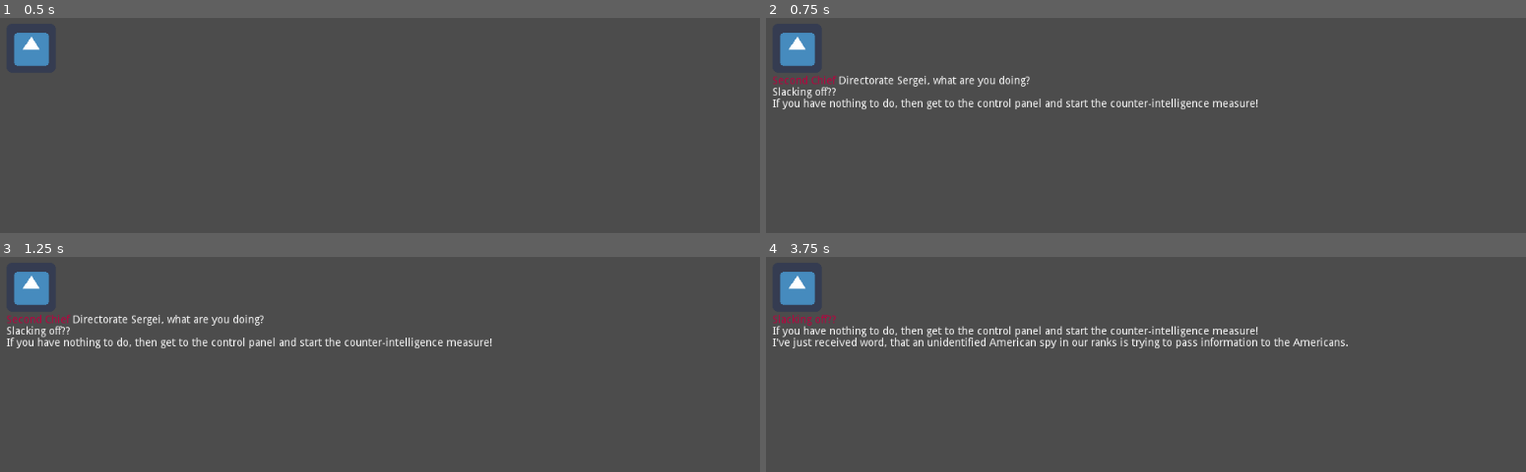
Above: before the commit, frames 1-4 (two rows, left to right).
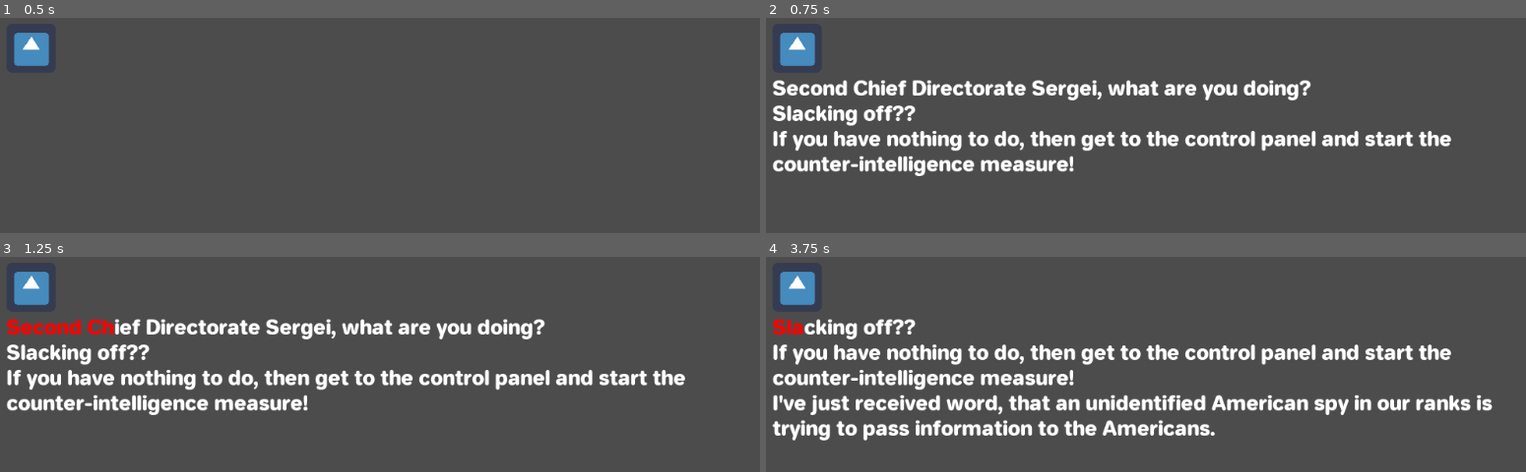
Above: after the commit, the same moments.

Repository: panorb/ludum-dare-49
Game: Godot game, scene res://ControlPanel/ControlPanel.tscn
Two runs of this game, one before a commit and one after it. Both use one fixed random seed, a clock stepped at 60 frames per second and the inputs below. The project has no main scene, so this scene is started directly. The engine's default icon, where the game draws it, is replaced by a stand-in: a white triangle on a blue panel in a dark square.
Inputs (mouse positions are in pixels of both pictures, inside the frame that each line leads up to):
- Up to frame 1 (0.5 s): no input
- Up to frame 2 (0.75 s): click (1153, 48) at 0.5 s
- Up to frame 3 (1.25 s): no input
- Up to frame 4 (3.75 s): click (1153, 287) at 1.25 s; click (1153, 287) at 2 s

Frame 1 is identical in both runs. In frame 2, 11% of the frame differs, in the area x 0-91%, y 26-74%; in frame 3, 11%; in frame 4, 14%, in the area x 0-96%, y 26-86%.

Commit message:
Text colored according to progress

Diff:
--- a/godot/ControlPanel/ControlPanel.tscn
+++ b/godot/ControlPanel/ControlPanel.tscn
@@ -1,10 +1,15 @@
-[gd_scene load_steps=6 format=2]
+[gd_scene load_steps=8 format=2]
 
 [ext_resource path="res://ControlPanel/control-panel.gd" type="Script" id=1]
 [ext_resource path="res://ControlPanel/subtitle-label.gd" type="Script" id=2]
 [ext_resource path="res://Recordings/json-file-parser.gd" type="Script" id=3]
 [ext_resource path="res://ControlPanel/subtitle-animation-player.gd" type="Script" id=4]
 [ext_resource path="res://icon.png" type="Texture" id=5]
+[ext_resource path="res://Shared/Fonts/jelle-bold.ttf" type="DynamicFontData" id=6]
+
+[sub_resource type="DynamicFont" id=1]
+size = 26
+font_data = ExtResource( 6 )
 
 [node name="ControlPanel" type="Control"]
 anchor_right = 1.0
@@ -41,6 +46,7 @@
 margin_right = 984.0
 margin_bottom = 580.0
 size_flags_vertical = 3
+custom_fonts/normal_font = SubResource( 1 )
 bbcode_enabled = true
 script = ExtResource( 2 )
 
--- a/godot/ControlPanel/control-panel.gd
+++ b/godot/ControlPanel/control-panel.gd
@@ -61,6 +61,5 @@
 		subtitles[index]["time_pressed"] = subtitles[index]["time_pressed"] \
 												+ OS.get_ticks_msec()- subtitles[index]["last_pressed"]
 
-
 	var coverage = round(subtitles[index]["time_pressed"] \
 						/ ((subtitles[index]["end"] - subtitles[index]["start"]) * 100)) * 10
--- a/godot/ControlPanel/subtitle-label.gd
+++ b/godot/ControlPanel/subtitle-label.gd
@@ -8,12 +8,20 @@
 var current_animation : Animation = null
 var method_track_index_start : int = 0
 var method_track_index_end : int = 1
+var current_segment_id: int = -1
+var current_index : int = -1
+var next_lines: String = ""
 
 onready var animation_player = get_node("AnimationPlayer")
+
+export(int) var upcoming_lines_showing = 2
 
 func _ready():
 	animation_player.connect("text_started", self, "_on_text_started")
 	animation_player.connect("text_ended", self, "_on_text_ended")
+
+func _process(delta):
+	_render_text(current_index)
 
 func map_subtitles_to_animation(subtitles_json):
 	subtitles_dict = subtitles_json
@@ -69,28 +77,76 @@
 									})
 
 func _on_text_started(index : int):
+	current_index = index
+	if current_segment_id != subtitles_dict[index]["segment"]:
+		current_segment_id = subtitles_dict[index]["segment"]
+		_create_upcoming_lines(index)
 	_render_text(index)
 	emit_signal("text_started", index)
 
 func _on_text_ended(index : int):
 	emit_signal("text_ended", index)
 
+func _create_upcoming_lines(current_index: int):
+	var current_segment_id = subtitles_dict[current_index]["segment"]
+	next_lines = ""
+
+	var index = current_index
+
+	# Find the first index of the next segment
+	while 	index < subtitles_dict.size() and \
+			subtitles_dict[index]["segment"] == current_segment_id:
+		index += 1
+
+	# Reached end of text?
+	if index >= subtitles_dict.size():
+		return
+
+	for line_index in range(upcoming_lines_showing):
+		var line = ""
+		while 	index < subtitles_dict.size() and \
+				subtitles_dict[index]["segment"] == current_segment_id + line_index + 1:
+				line += subtitles_dict[index]["text"] + " "
+				index += 1
+
+		# Reached end of text?
+		if index >= subtitles_dict.size():
+			next_lines += line
+			return
+		else:
+			next_lines += line + "\n"
+
+
 func _render_text(current_index):
 	self.bbcode_text = ""
 
+	var share = min(((animation_player.current_animation_position - subtitles_dict[current_index]["start"]) \
+				/ (subtitles_dict[current_index]["end"] - subtitles_dict[current_index]["start"])),
+					1.0)
+
+	self.bbcode_text = _create_current_line(current_index, share)
+
+	self.bbcode_text += "\n" + next_lines
+
+func _create_current_line(current_index : int, share : float):
 	var current_segment_id = subtitles_dict[current_index]["segment"]
 
 	var line = ""
 	var index = current_index - 1
 
-	# 1. line
 	# Part before the current text
 	while index >= 0 and subtitles_dict[index]["segment"] == current_segment_id:
 		line = subtitles_dict[index]["text"] + " " + line
 		index -= 1
 
+	line = "[color=#FF0000]" + line
+
 	# Current text
-	line += "[color=#BF003F]" + subtitles_dict[current_index]["text"] + "[/color]"
+	var text_length = subtitles_dict[current_index]["text"].length()
+	var substr_length = round(text_length * share)
+
+	line += subtitles_dict[current_index]["text"].substr(0, substr_length) + "[/color]"
+	line += subtitles_dict[current_index]["text"].substr(substr_length, text_length-substr_length)
 
 	# Part after the current text
 	index = current_index + 1
@@ -98,28 +154,4 @@
 		line += " " + subtitles_dict[index]["text"]
 		index += 1
 
-	self.bbcode_text = line
-
-	# Reached end of text?
-	if index >= subtitles_dict.size():
-		return
-
-	# 2. line
-	line = ""
-	while index < subtitles_dict.size() and subtitles_dict[index]["segment"] == current_segment_id + 1:
-		line += subtitles_dict[index]["text"] + " "
-		index += 1
-
-	self.bbcode_text += "\n" +  line
-
-	# Reached end of text?
-	if index >= subtitles_dict.size():
-		return
-
-	# 3. line
-	line = ""
-	while index < subtitles_dict.size() and subtitles_dict[index]["segment"] == current_segment_id + 2:
-		line += subtitles_dict[index]["text"] + " "
-		index += 1
-
-	self.bbcode_text += "\n" + line
+	return line
Binary file added: godot/Shared/Fonts/jelle-bold.ttf
